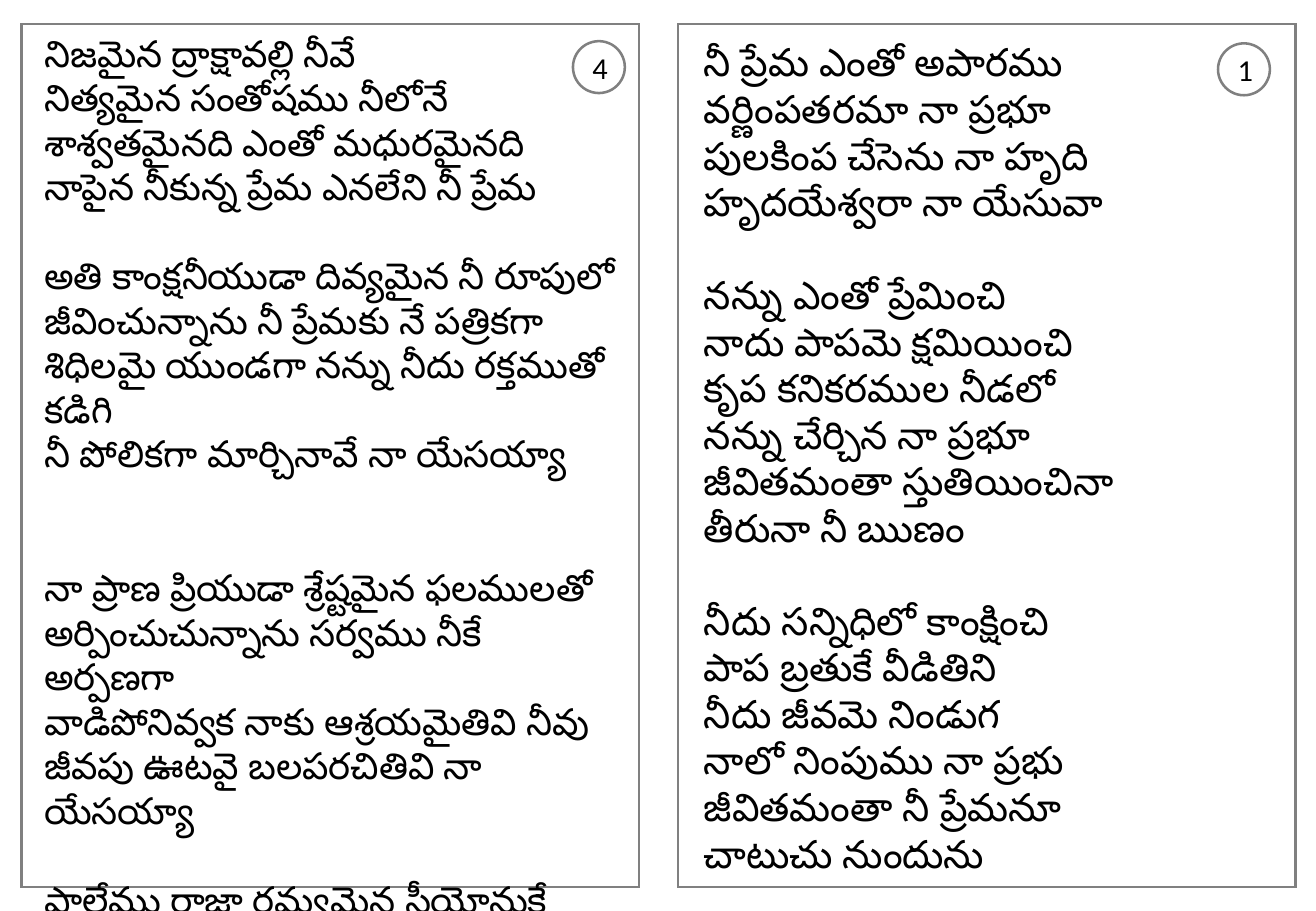
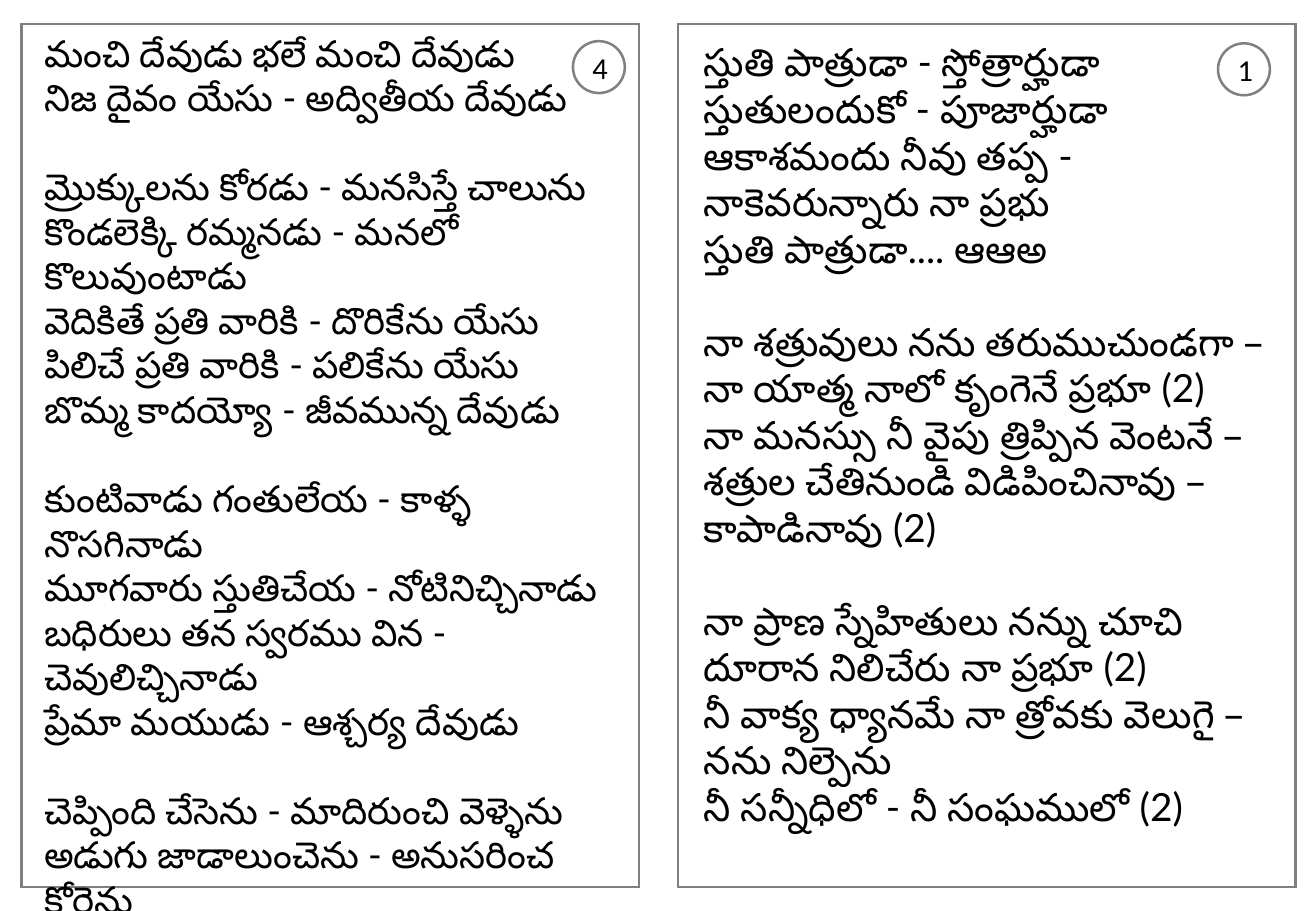
Before and after one commit to venu-webdev/songsDb, a slide deck: slide 1 of songsTemplate.pptx. Drawn at 1316x911 pixels with LibreOffice and Linux fonts; fonts in the diff are those of the drawing. Boxes give left, top, right and bottom in pixels: in the first picture for what was removed or moved away, otherwise in the second. Text is boxed around its words. In the diff, an @@ line names an element or a change of style, - is before the commit and + after.

```diff
--- a/songsTemplate.pptx
+++ b/songsTemplate.pptx
@@ text at [44, 40, 598, 885]: text changed @@
-నిజమైన ద్రాక్షావల్లి నీవే
-నిత్యమైన సంతోషము నీలోనే
-శాశ్వతమైనది ఎంతో మధురమైనది
-నాపైన నీకున్న ప్రేమ ఎనలేని నీ ప్రేమ
-అతి కాంక్షనీయుడా దివ్యమైన నీ రూపులో
-జీవించున్నాను నీ ప్రేమకు నే పత్రికగా
-శిధిలమై యుండగా నన్ను నీదు రక్తముతో కడిగి
-నీ పోలికగా మార్చినావే నా యేసయ్యా
-నా ప్రాణ ప్రియుడా శ్రేష్టమైన ఫలములతో
-అర్పించుచున్నాను సర్వము నీకే అర్పణగా
-వాడిపోనివ్వక నాకు ఆశ్రయమైతివి నీవు
-జీవపు ఊటవై బలపరచితివి నా యేసయ్యా
-షాలేము రాజా రమ్యమైన సీయోనుకే
-నను నడిపించుము నీ చిత్తమైన మార్గములో
-అలసి పోనివ్వక నన్ను నీదు ఆత్మతో నింపి
-ఆదరణ కర్తవై నను చేర్చుము నీ రాజ్యములో
+మంచి దేవుడు భలే మంచి దేవుడు
+నిజ దైవం యేసు - అద్వితీయ దేవుడు
+మ్రొక్కులను కోరడు - మనసిస్తే చాలును
+కొండలెక్కి రమ్మనడు - మనలో కొలువుంటాడు
+వెదికితే ప్రతి వారికి - దొరికేను యేసు
+పిలిచే ప్రతి వారికి - పలికేను యేసు
+బొమ్మ కాదయ్యో - జీవమున్న దేవుడు
+కుంటివాడు గంతులేయ - కాళ్ళ నొసగినాడు
+మూగవారు స్తుతిచేయ - నోటినిచ్చినాడు
+బధిరులు తన స్వరము విన - చెవులిచ్చినాడు
+ప్రేమా మయుడు - ఆశ్చర్య దేవుడు
+చెప్పింది చేసెను - మాదిరుంచి వెళ్ళెను
+అడుగు జాడాలుంచెను - అనుసరించ కోరెను
+మరణాన్ని జీవాన్ని - మన ఎదుటే వుంచెను
+ఎంచుకొనే స్వేచ్చను - మన చేతికిచ్చెను
+ఏమి చేతువో - సృష్టికర్త యేసుని
@@ text at [704, 48, 1234, 834]: text changed @@
-నీ ప్రేమ ఎంతో అపారము
-వర్ణింపతరమా నా ప్రభూ
-పులకింప చేసెను నా హృది
-హృదయేశ్వరా నా యేసువా
-నన్ను ఎంతో ప్రేమించి
-నాదు పాపమె క్షమియించి
-కృప కనికరముల నీడలో
-నన్ను చేర్చిన నా ప్రభూ
-జీవితమంతా స్తుతియించినా
-తీరునా నీ ఋణం
-నీదు సన్నిధిలో కాంక్షించి
-పాప బ్రతుకే వీడితిని
-నీదు జీవమె నిండుగ
-నాలో నింపుము నా ప్రభు
-జీవితమంతా నీ ప్రేమనూ
-చాటుచు నుందును
+స్తుతి పాత్రుడా - స్తోత్రార్హుడా
+స్తుతులందుకో - పూజార్హుడా
+ఆకాశమందు నీవు తప్ప -
+నాకెవరున్నారు నా ప్రభు
+స్తుతి పాత్రుడా.... ఆఆఅ
+నా శత్రువులు నను తరుముచుండగా –
+నా యాత్మ నాలో కృంగెనే ప్రభూ (2)
+నా మనస్సు నీ వైపు త్రిప్పిన వెంటనే –
+శత్రుల చేతినుండి విడిపించినావు –
+కాపాడినావు (2)
+నా ప్రాణ స్నేహితులు నన్ను చూచి
+దూరాన నిలిచేరు నా ప్రభూ (2)
+నీ వాక్య ధ్యానమే నా త్రోవకు వెలుగై –
+నను నిల్పెను
+నీ సన్నీధిలో - నీ సంఘములో (2)
```
Also in this commit, not shown: 1 other slide changed, 6 other files.
